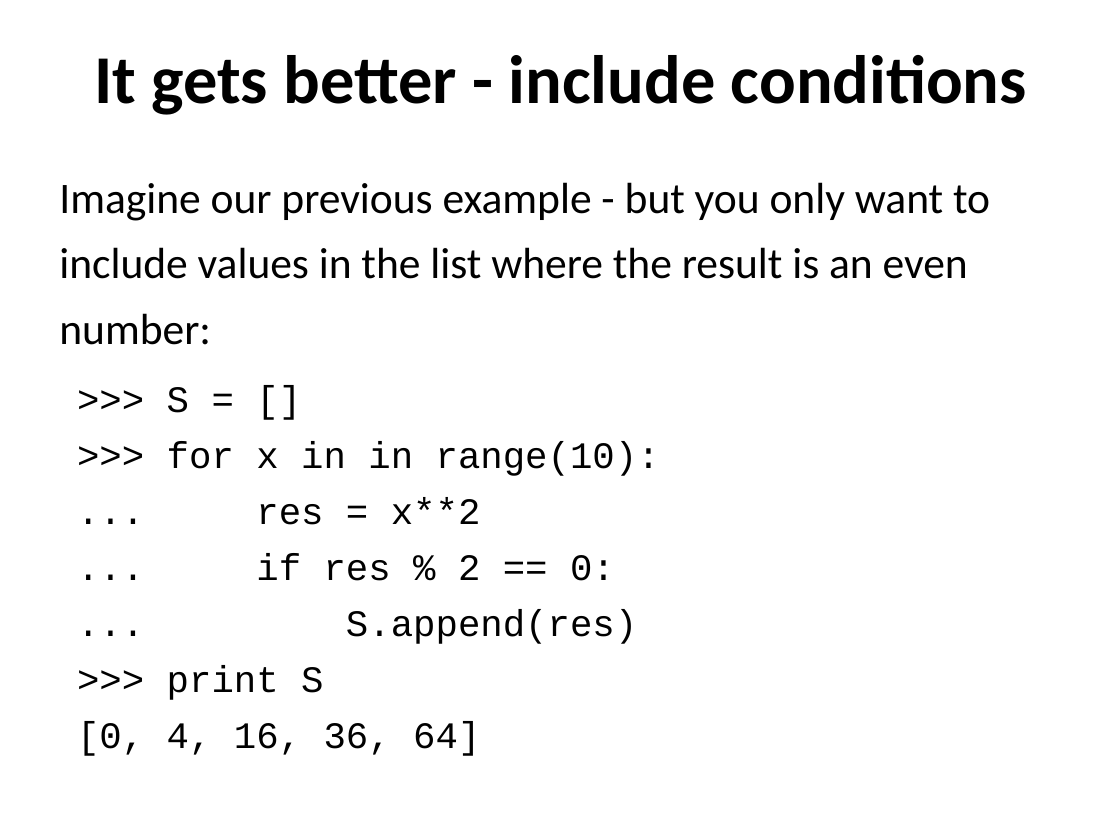
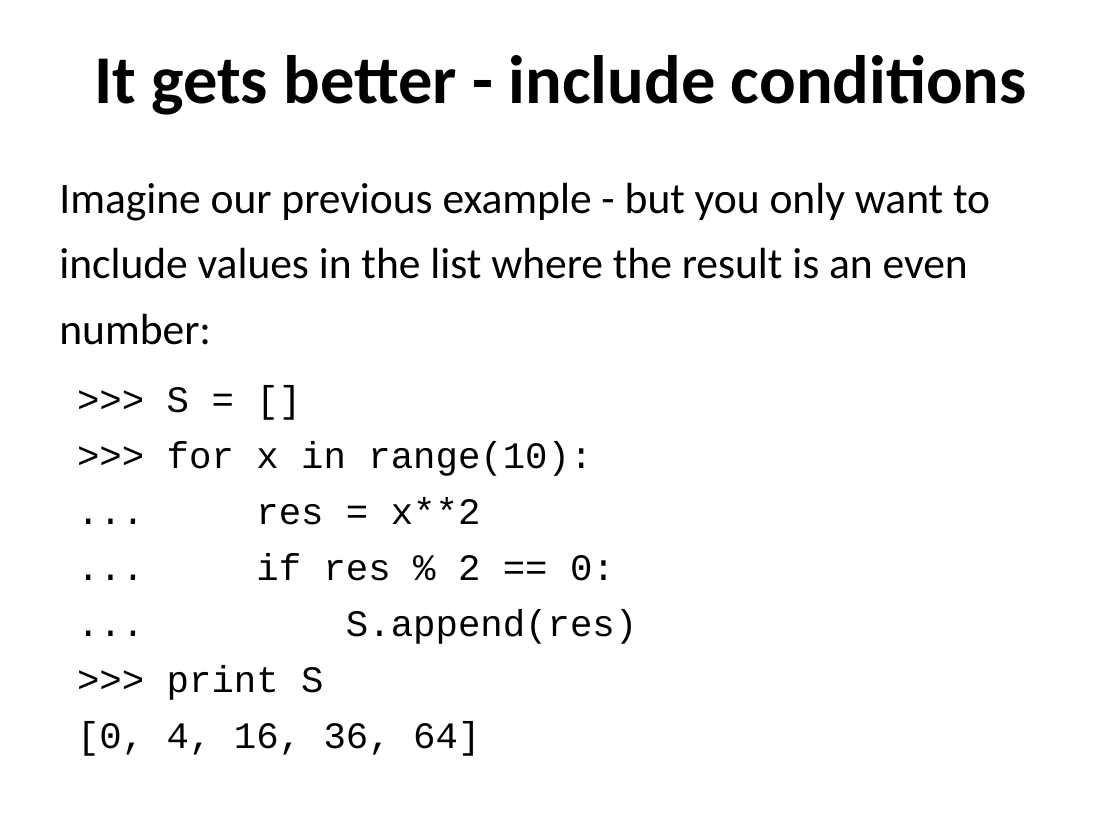
Before and after one commit to ncasuk/ncas-isc, a slide deck: slide 4 of python/presentations/learning_python/09_list_comprehensions.ppt. Drawn at 1120x840 pixels with LibreOffice and Linux fonts; fonts in the diff are those of the drawing; background and template pictures are left out. Boxes give left, top, right and bottom in pixels: in the first picture for what was removed or moved away, otherwise in the second. Text is boxed around its words. In the diff, an @@ line names an element or a change of style, - is before the commit and + after.

Commit message:
Updated some typos in the slides.

```diff
--- a/python/presentations/learning_python/09_list_comprehensions.ppt
+++ b/python/presentations/learning_python/09_list_comprehensions.ppt
@@ text at (167,387,592,476): text changed @@
->>> S = []
->>> for x in in range(10):
+>>> S = []
+>>> for x in range(10):
```
Also in this commit, not shown: 1 other slide changed, 3 other files.
